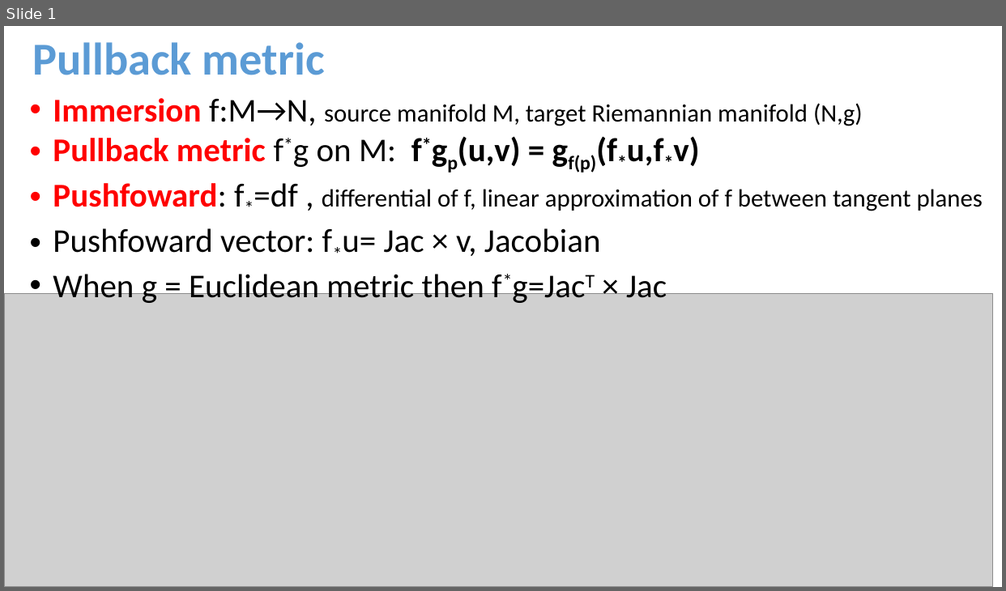
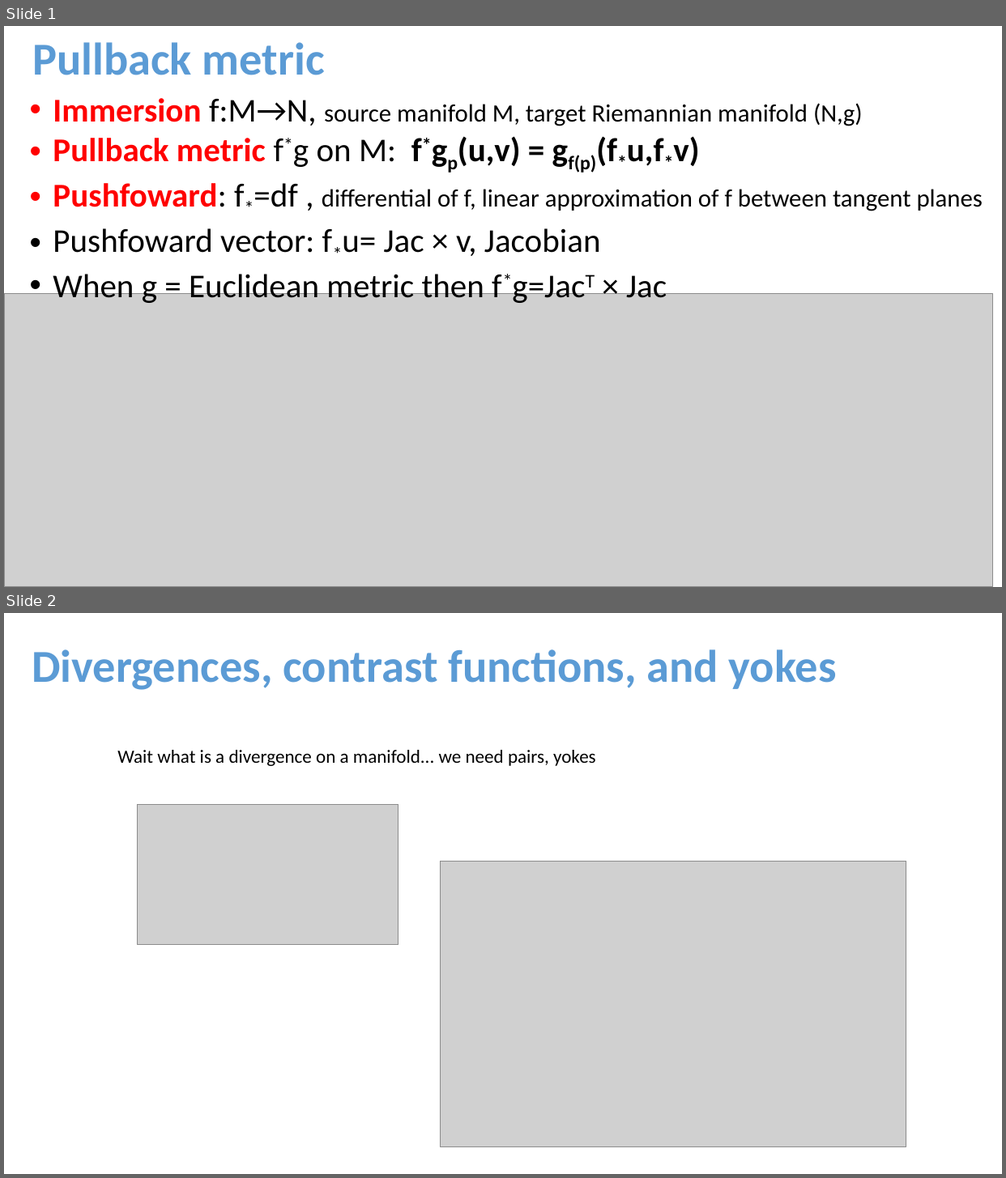
Before and after one commit to FrankNielsen/FrankNielsen.github.io, a slide deck: Cards/Card-DifferentialGeometry-2023.pptx. Shown one above the other, each under a label of ours: slide 1 before the commit, slides 1 and 2 after it. The pictures are 1006x591 and 1006x1178 pixels, drawn with LibreOffice and Linux fonts; fonts in the diff are those of the drawing; grey boxes stand for pictures. Boxes give left, top, right and bottom in pixels: in the first picture for what was removed or moved away, otherwise in the second. Text is boxed around its words. In the diff, an @@ line names an element or a change of style, - is before the commit and + after.

```diff
--- a/Cards/Card-DifferentialGeometry-2023.pptx
+++ b/Cards/Card-DifferentialGeometry-2023.pptx
@@ slide 2 added at <box>4,613,1002,1174</box>, background #FFFFFF @@
@@ title added at <box>32,649,837,690</box>, 44 pt, text #5B9BD5, bold @@
+Divergences, contrast functions, and yokes
@@ text added at <box>117,750,596,766</box>, 18 pt, text #000000 @@
+Wait what is a divergence on a manifold... we need pairs, yokes
@@ picture added at <box>138,805,398,944</box> @@
@@ picture added at <box>441,861,906,1147</box> @@
```
Also in this commit, not shown: 6 other slides added, 36 other files.
